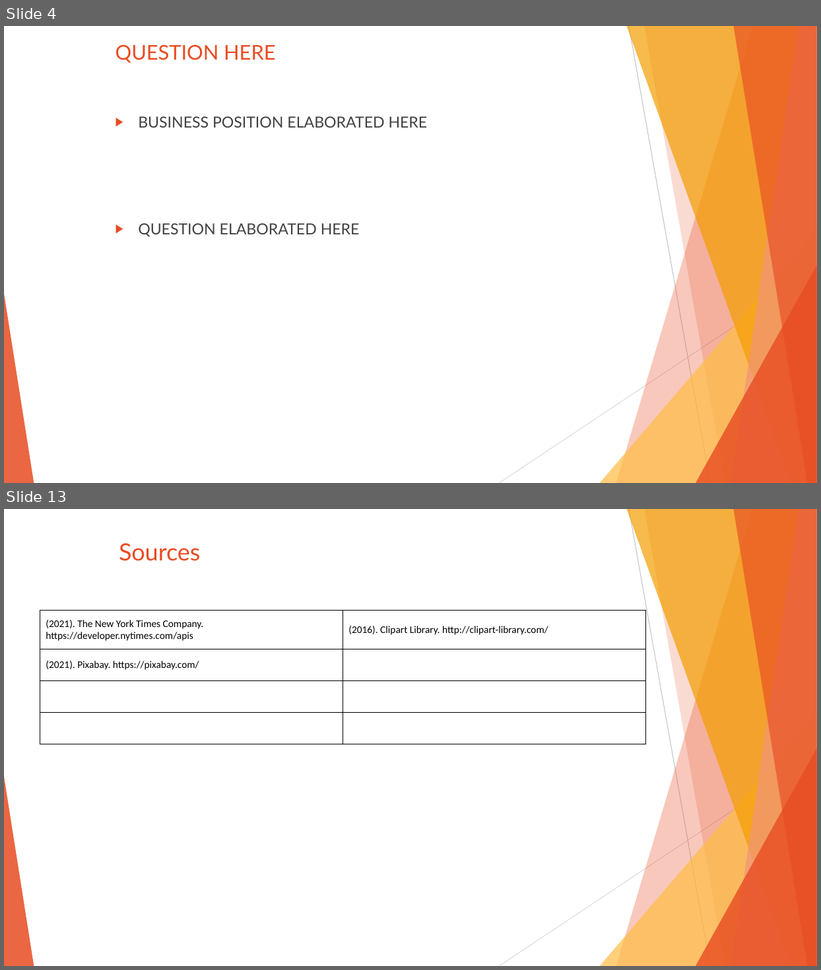
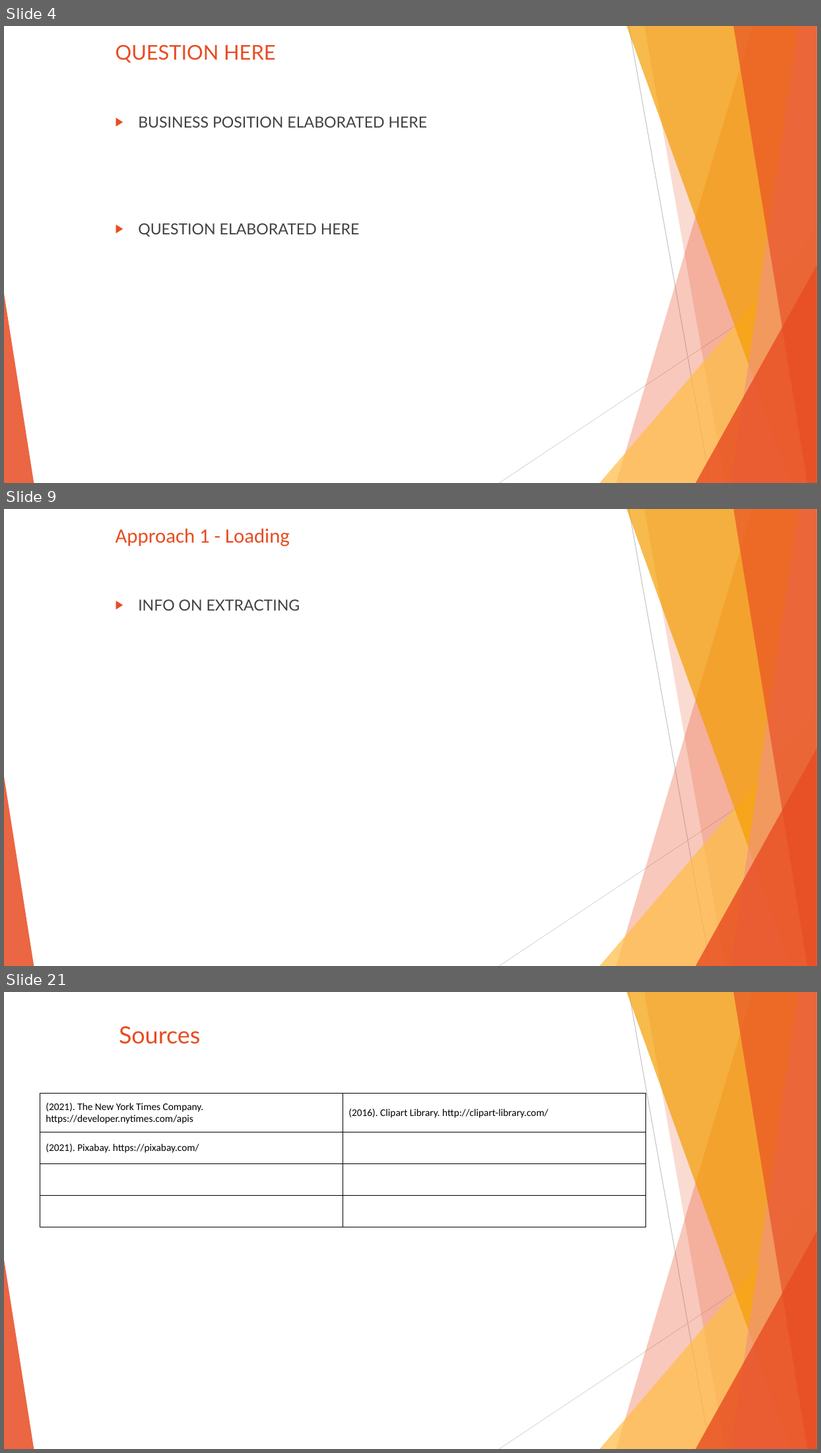
Before and after one commit to SanabuW/NYT-API-Analysis, a slide deck: common/(presentation_temp_file).pptx. Shown one above the other, each under a label of ours: slides 4 and 13 before the commit, slides 4, 9 and 21 after it; the slides between them are not shown. The pictures are 821x970 and 821x1453 pixels, drawn with LibreOffice and Linux fonts; fonts in the diff are those of the drawing. Boxes give left, top, right and bottom in pixels: in the first picture for what was removed or moved away, otherwise in the second. Text is boxed around its words. In the diff, an @@ line names an element or a change of style, - is before the commit and + after.

```diff
--- a/common/(presentation_temp_file).pptx
+++ b/common/(presentation_temp_file).pptx
@@ slide 9 added at (x1=4, y1=509, x2=817, y2=966), background #FFFFFF; not listed: 10 template elements that a slide beside it also shows @@
@@ title added at (x1=116, y1=528, x2=290, y2=547), 24 pt, text #E84C22 @@
+Approach 1 - Loading
@@ text added at (x1=138, y1=599, x2=300, y2=611), 18 pt, text #404040 @@
+▶ INFO ON EXTRACTING
@@ what was slide 13 is now slide 21 @@
```
Also in this commit, not shown: 10 slides changed, 7 other slides added, 8 other files.
